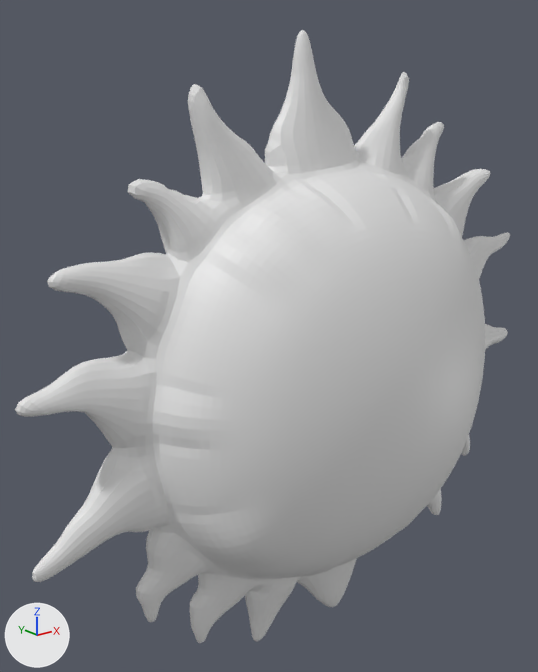
One commit to the glTF model examples/assets/monkey/Sun.gltf: the scene before it, then after it.
Before and after are seen from a camera (50 mm lens) standing at (-52.7, -56.2, 27.0) and looking at (-4.3, 4.4, 2.8). Lighting does not change. The marker at lower left points along +X, +Y and +Z. Where no turn or scale is listed for an object, it has been applied to the vertices.

Objects in the first picture: 'Smiling_Sun_Balloon_26in_MDL_V1'.
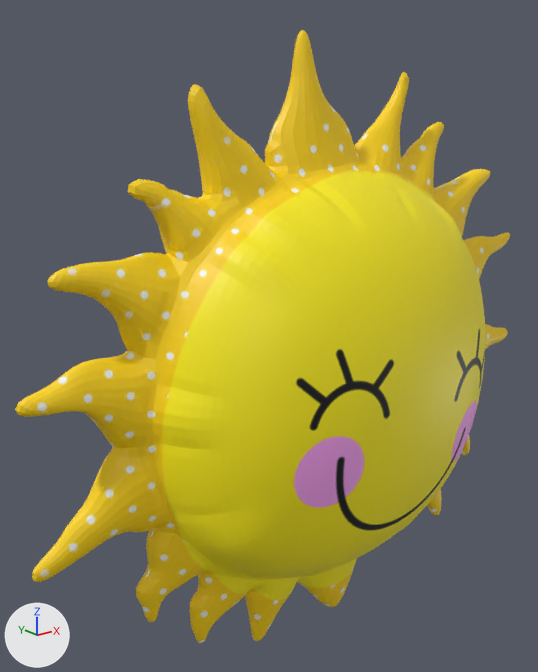
Where the change shows, as pixel boxes (x1, y1, x2, y2) in the pictures (538 x 672 px):
'Smiling_Sun_Balloon_26in_MDL_V1', recoloured (grey to yellow)
    both: (15, 30, 510, 643)

Edits to the bpy script that builds the scene:
```text
Add img_smiling_sun_balloon_26in_basecolor:
    img_smiling_sun_balloon_26in_basecolor = load_image('Smiling_Sun_Balloon_26in_BaseColor', 'Smiling_Sun_Balloon_26in_BaseColor.png', 2048, 2048, 'sRGB')
Add mat_sun_texture:
    mat_sun_texture = principled_material('Sun_Texture')
    mat_sun_texture.texture = img_smiling_sun_balloon_26in_basecolor
Change me_smiling_sun_balloon_26in_mdl_v1:
    where me_smiling_sun_balloon_26in_mdl_v1.from_pydata(...)  # 11847 vertices, 23690 faces; spans x -34.0..34.1, y -13.2..13.2, z -32.5..33.4
    remove me_smiling_sun_balloon_26in_mdl_v1.materials.append(mat_initialshadinggroup)  # white #e7e7e7
    add me_smiling_sun_balloon_26in_mdl_v1.materials.append(mat_sun_texture)  # picture img_smiling_sun_balloon_26in_basecolor
```
